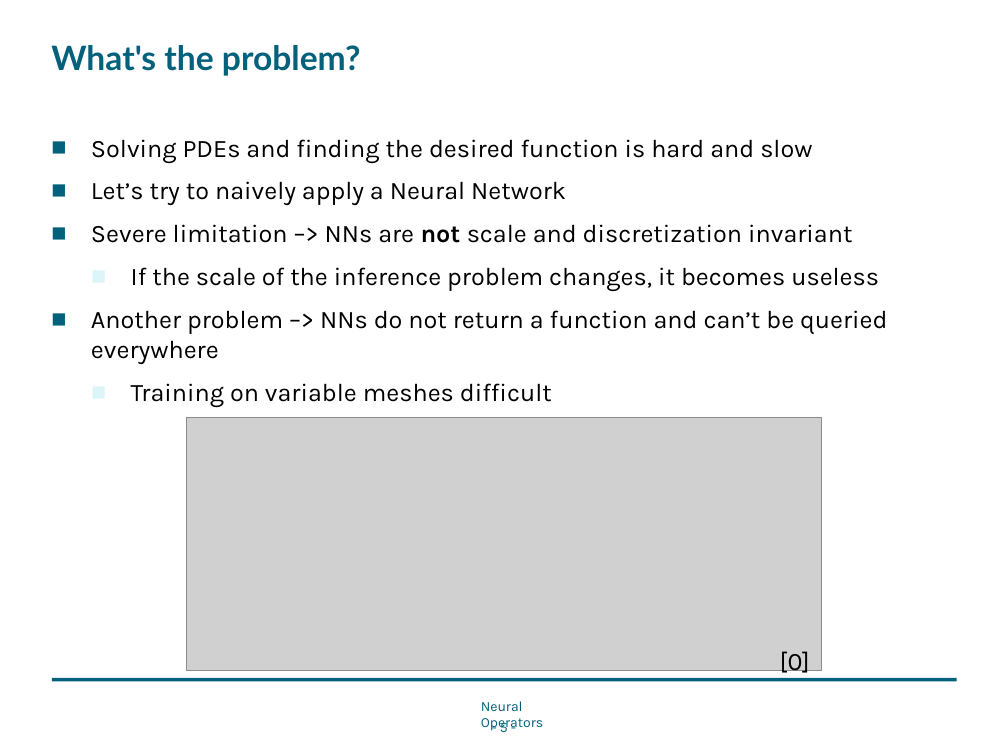
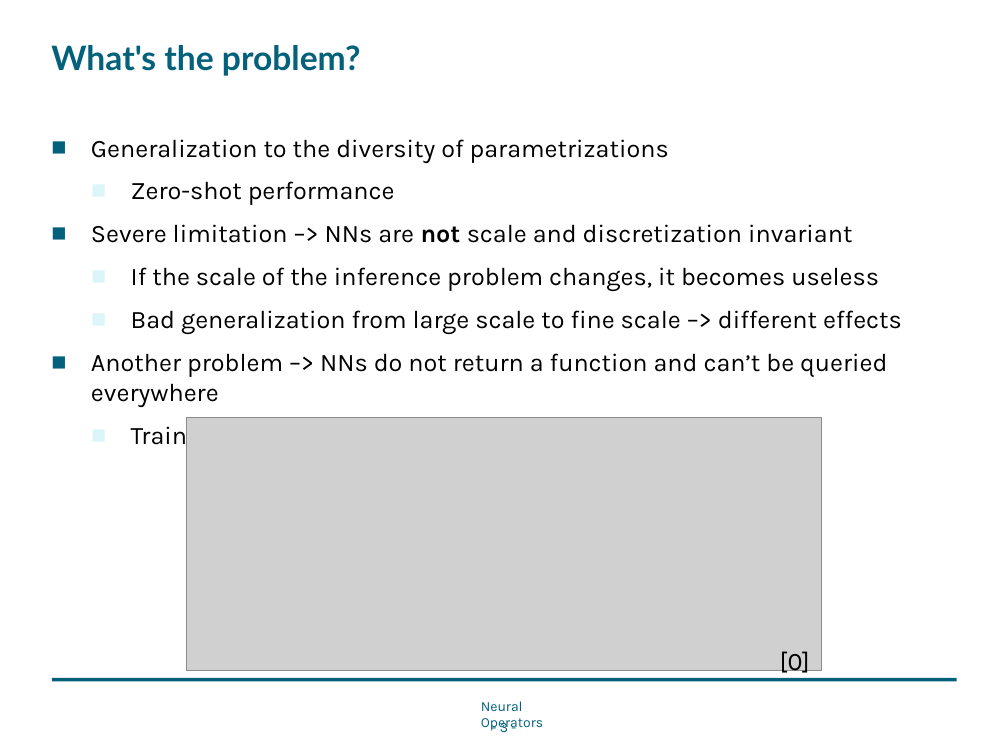
Before and after one commit to Nerrror/NeuralOperator, a slide deck: slide 3 of NeuralOperator.pptx (slide 5 before the commit). Drawn at 1008x756 pixels with LibreOffice and Linux fonts; fonts in the diff are those of the drawing; grey boxes stand for pictures; background and template pictures are left out. Boxes give left, top, right and bottom in pixels: in the first picture for what was removed or moved away, otherwise in the second. Text is boxed around its words. In the diff, an @@ line names an element or a change of style, - is before the commit and + after.

```diff
--- a/NeuralOperator.pptx
+++ b/NeuralOperator.pptx
@@ text at bbox=[91, 139, 669, 205]: text changed @@
-■ Solving PDEs and finding the desired function is hard and slow
-■ Let’s try to naively apply a Neural Network
+■ Generalization to the diversity of parametrizations
+  ■ Zero-shot performance
@@ text at bbox=[131, 310, 902, 335]: paragraph added @@
+  ■ Bad generalization from large scale to fine scale –> different effects
@@ page number at bbox=[500, 720, 508, 732]: text changed @@
-- 5 -
+- 3 -
```
Also in this commit, not shown: 8 other slides changed, 7 slides added, 1 slide removed.
